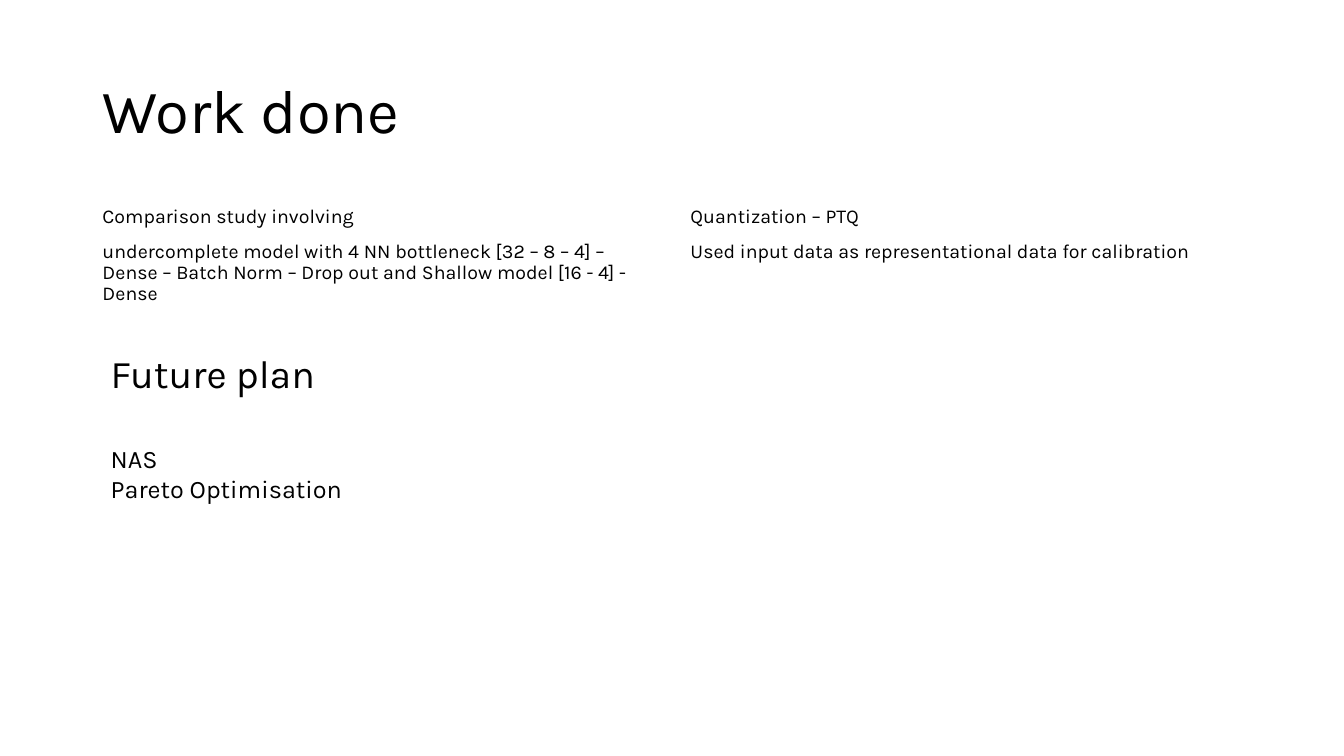
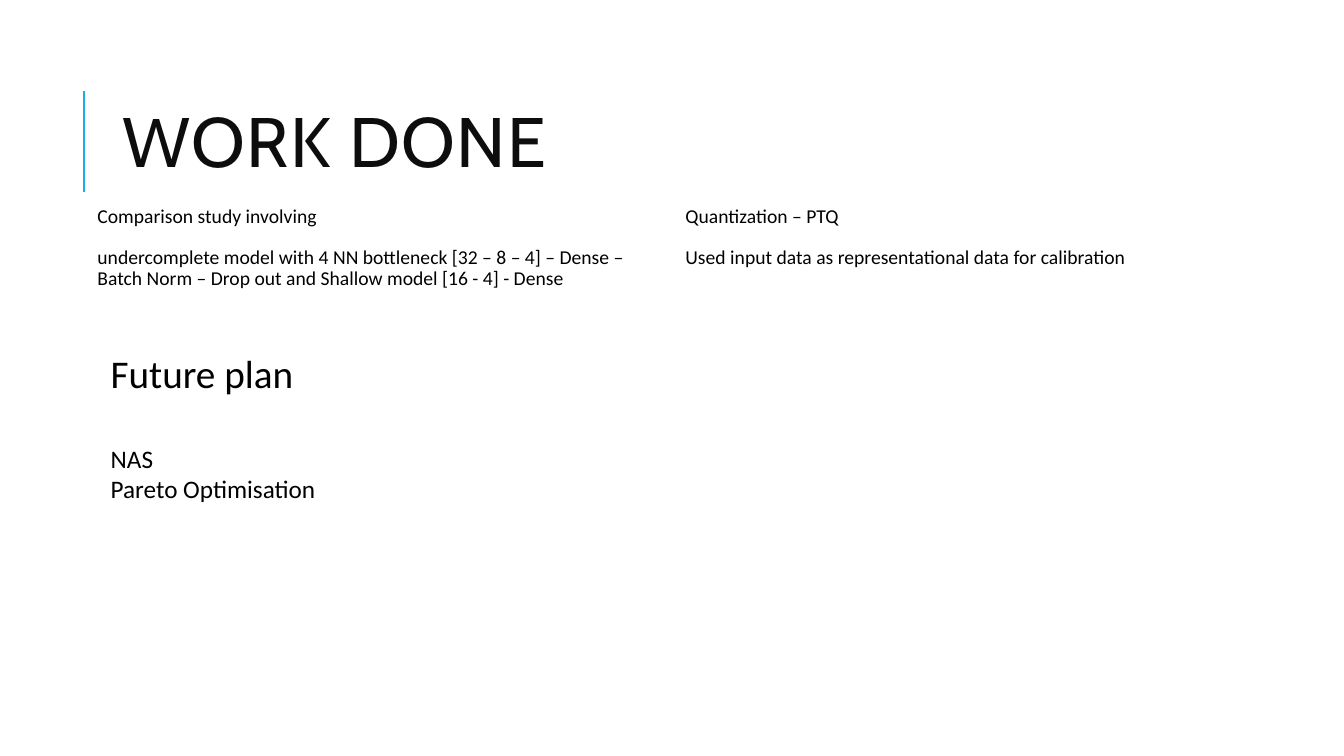
Before and after one commit to likesh525/MIMII-autoencoder, a slide deck: slide 4 of Pump-Net.pptx. Drawn at 1344x756 pixels with LibreOffice and Linux fonts; fonts in the diff are those of the drawing. Boxes give left, top, right and bottom in pixels: in the first picture for what was removed or moved away, otherwise in the second. Text is boxed around its words. In the diff, an @@ line names an element or a change of style, - is before the commit and + after.

```diff
--- a/Pump-Net.pptx
+++ b/Pump-Net.pptx
@@ line added from (84, 192) to (84, 91), #1CADE4 1.5 pt @@
@@ title at [123,117,546,168]: text changed; size 44 to 50 pt; font Karla to Cabin; text colour #000000 to #0D0D0D @@
-Work done
+WORK DONE
@@ text "Comparison study involving" at [97,209,610,288]: font Karla to Calibri; more space between paragraphs @@
@@ text "Quantization – PTQ" at [685,209,1125,267]: font Karla to Calibri; more space between paragraphs @@
@@ text "Future plan" at [111,360,293,395]: font Karla to Calibri @@
@@ text "NAS" at [111,451,315,502]: font Karla to Calibri @@
```
Also in this commit, not shown: 4 other slides changed, 1 other file.
